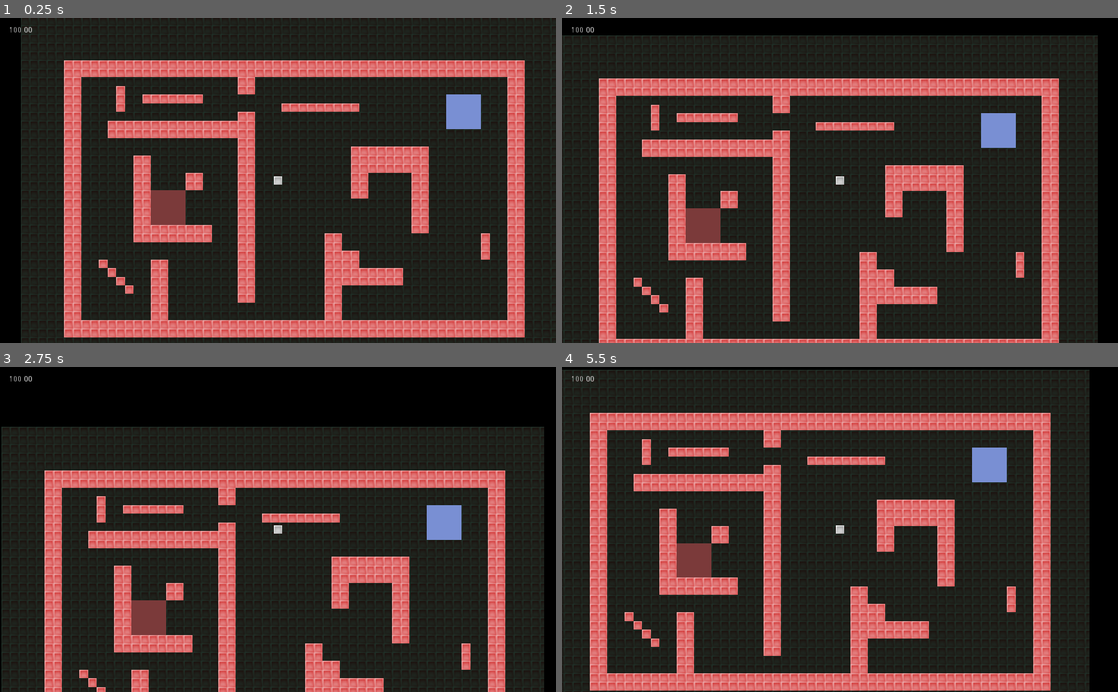
Above: before the commit, frames 1-4 (two rows, left to right).
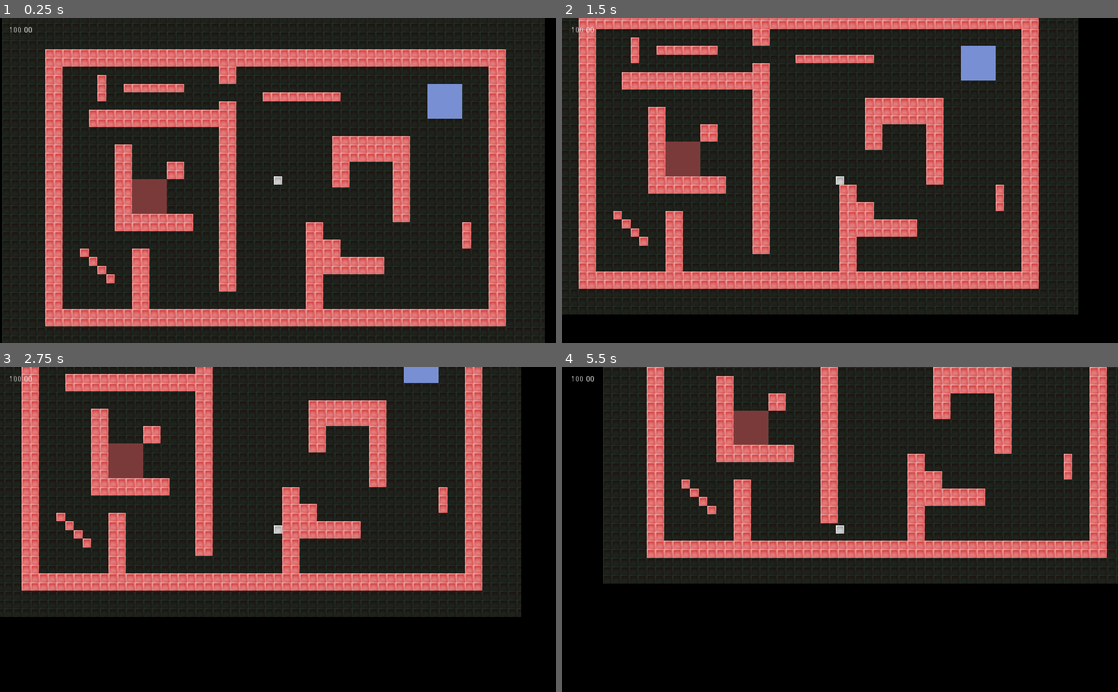
Above: after the commit, the same moments.

Repository: ManFabv/UNL-Godot-PVJ3-Actividad-2
Game: Godot game, scene res://main.tscn
The game is run twice, just before and just after one commit, with the same random seed, the same clock (stepped at 60 frames per second) and the same inputs.
Inputs (mouse positions are in pixels of both pictures, inside the frame that each line leads up to):
- Up to frame 1 (0.25 s): no input
- Up to frame 2 (1.5 s): move the mouse to (962, 164) at 0.52 s; hold Right (move_right) 0.53-1.28 s; hold Down (move_bottom) 0.53-1.28 s; move the mouse to (728, 196) at 1.27 s; hold Left (move_left) from 1.28 s (still down); click (728, 196) at 1.35 s
- Up to frame 3 (2.75 s): tap Down (move_bottom) at 1.55 s; move the mouse to (333, 458) at 2.02 s; release Left (move_left) at 2.03 s; hold Right (move_right) from 2.03 s (still down); hold Down (move_bottom) from 2.03 s (still down)
- Up to frame 4 (5.5 s): move the mouse to (812, 594) at 2.77 s; release Right (move_right) at 2.78 s; release Down (move_bottom) at 2.78 s; hold Up (move_up) 2.78-3.53 s; tap Down (move_bottom) at 2.85, 3.8, 4.35 s; move the mouse to (1006, 578) at 3.52 s; press the mouse at (1006, 578) at 3.53 s; hold Left (move_left) from 3.53 s (still down); move the mouse to (673, 480) at 4.27 s; release the mouse at (673, 480) at 4.28 s; move the mouse to (867, 529) at 5.02 s; hold Down (move_bottom) from 5.03 s (still down)

The runs differ from the first frame. In frame 1, 45% of the frame differs, in the area x 0-100%, y 0-100%; in frame 2, 51%; in frame 3, 65%, in the area x 0-98%, y 0-100%; in frame 4, 64%.

Commit message:
Created player_event_move

Diff:
--- a/main.tscn
+++ b/main.tscn
@@ -5,7 +5,7 @@
 [ext_resource path="res://player/player.tscn" type="PackedScene" id=3]
 [ext_resource path="res://HUD/hud.gd" type="Script" id=4]
 [ext_resource path="res://levels/obstacle.png" type="Texture" id=5]
-[ext_resource path="res://player/player_mouse_move.gd" type="Script" id=6]
+[ext_resource path="res://player/player_event_move.gd" type="Script" id=6]
 
 [node name="main" type="Node2D"]
 __meta__ = {
--- /dev/null
+++ b/player/player_event_move.gd
@@ -0,0 +1,67 @@
+extends KinematicBody2D
+
+export (float) var SPEED = 160
+export (float) var MAX_HEALTH = 100
+
+onready var health = MAX_HEALTH
+
+var dead = false
+var velocity : Vector2 = Vector2()
+
+signal health_change
+signal im_dead
+
+func _ready():
+	emit_signal("health_change",health)
+
+
+func _input(event):
+	velocity = event_move(velocity, event)
+
+
+func _physics_process(_delta):
+	# warning-ignore:return_value_discarded
+	move_and_slide(velocity)
+
+
+func hurt(amount):
+	health-=amount
+	#esto podría ir en un setter
+	if health <= 0:
+		if !dead:
+			emit_signal("im_dead")
+			dead = true
+			set_physics_process(false)
+		health = 0
+		return
+	elif health > 100:
+		health = 100
+	emit_signal("health_change",health)
+
+
+func event_move(motion : Vector2, event : InputEvent) -> Vector2:
+	#solo necesito la direccion para continuar trabajando con el movimiento
+	motion = motion.normalized()
+
+	if (event.is_action_pressed("move_up")):
+		motion += Vector2(0, -1)
+	if (event.is_action_pressed("move_bottom")):
+		motion += Vector2(0, 1)
+	if (event.is_action_pressed("move_left")):
+		motion += Vector2(-1, 0)
+	if (event.is_action_pressed("move_right")):
+		motion += Vector2(1, 0)
+
+	#si dejo de presionar una tecla y no tengo movimiento en el sentido contrario
+	if (event.is_action_released("move_up") && motion.y < 0):
+		motion.y = 0
+	if (event.is_action_released("move_bottom") && motion.y > 0):
+		motion.y = 0
+	if (event.is_action_released("move_left") && motion.x < 0):
+		motion.x = 0
+	if (event.is_action_released("move_right") && motion.x > 0):
+		motion.x = 0
+
+	motion = motion.normalized()*SPEED
+
+	return motion
